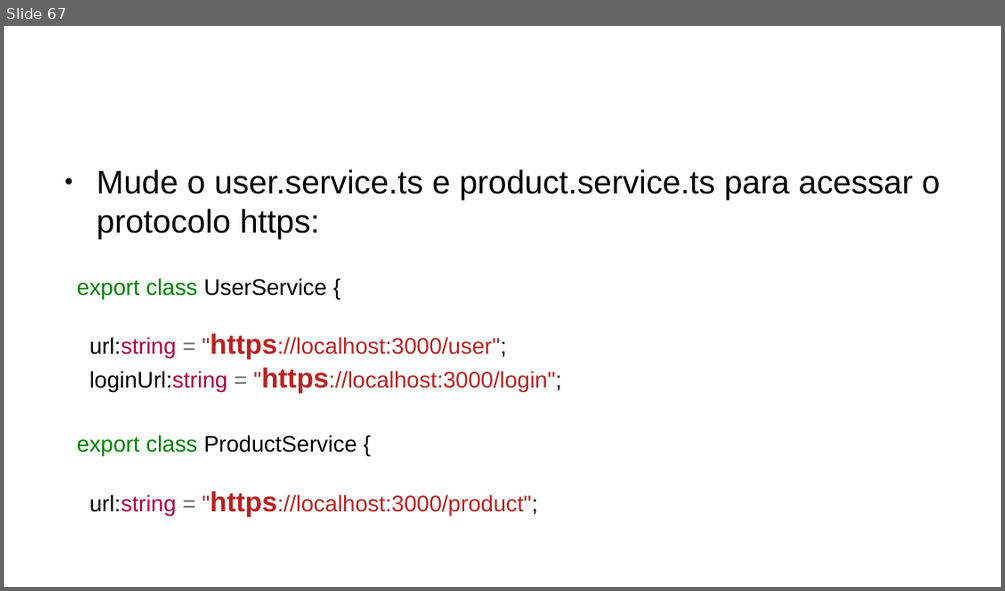
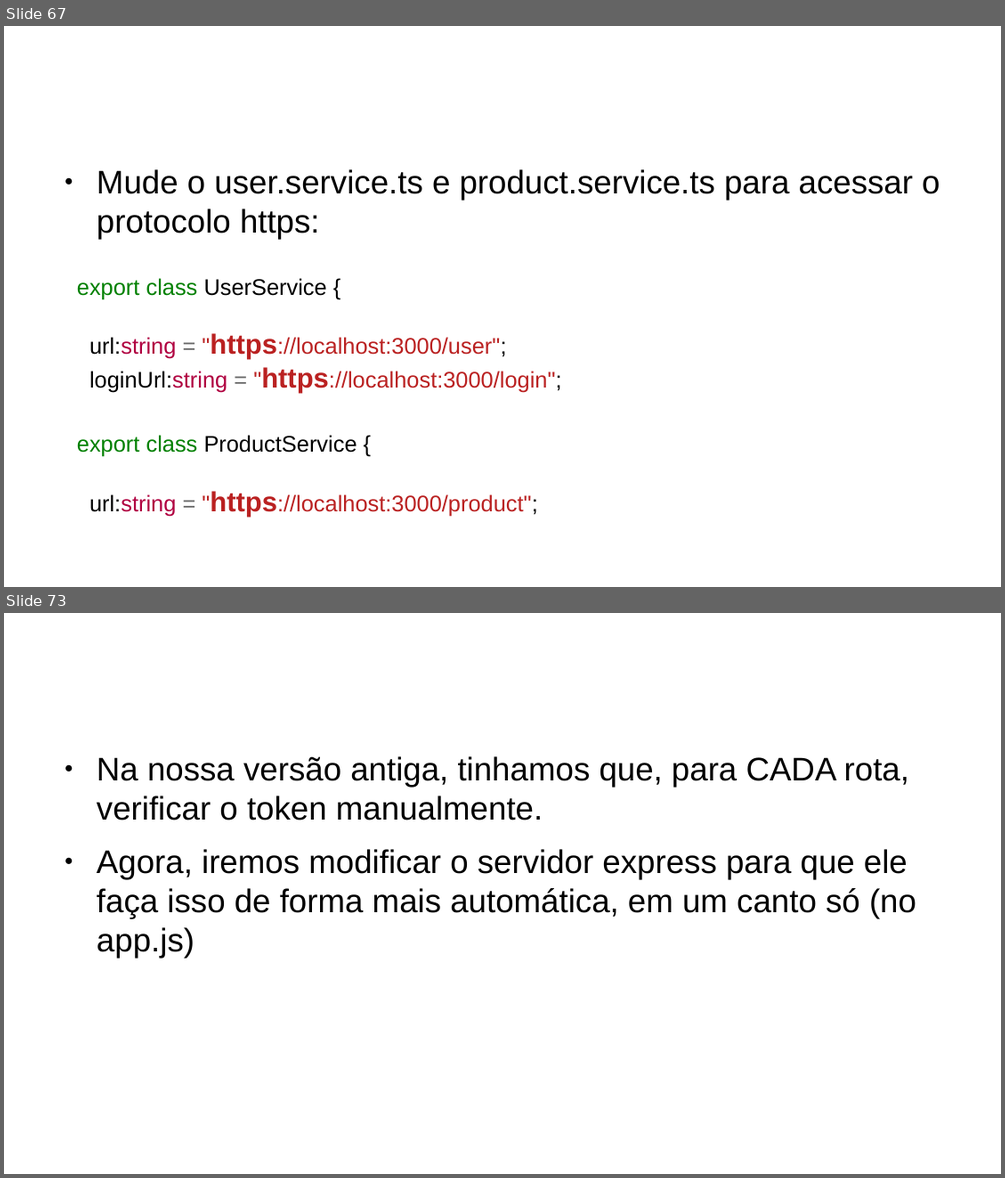
Before and after one commit to CCastro01/PIW-2019_1, a slide deck: SLIDES/14-Refatoração do Projeto CRUD.odp. Shown one above the other, each under a label of ours: slide 67 before the commit, slides 67 and 73 after it; the slides between them are not shown. The pictures are 1005x591 and 1005x1178 pixels, drawn with LibreOffice and Linux fonts; fonts in the diff are those of the drawing; background and template pictures are left out. Boxes give left, top, right and bottom in pixels: in the first picture for what was removed or moved away, otherwise in the second. Text is boxed around its words. In the diff, an @@ line names an element or a change of style, - is before the commit and + after.

```diff
--- a/SLIDES/14-Refatoração do Projeto CRUD.odp
+++ b/SLIDES/14-Refatoração do Projeto CRUD.odp
@@ slide 73 added at (x1=4, y1=613, x2=1001, y2=1174), background #FFFFFF @@
@@ text added at (x1=97, y1=756, x2=916, y2=958), 26 pt, text #000000 @@
+● Na nossa versão antiga, tinhamos que, para CADA rota, verificar o token manualmente.
+● Agora, iremos modificar o servidor express para que ele faça isso de forma mais automática, em um canto só (no app.js)
@@ title added at (x1=602, y1=855, x2=716, y2=880), 35.7 pt, text #FFFFFF @@
+Middleware no Express
```
Also in this commit, not shown: 8 other slides added, 18 other files.
